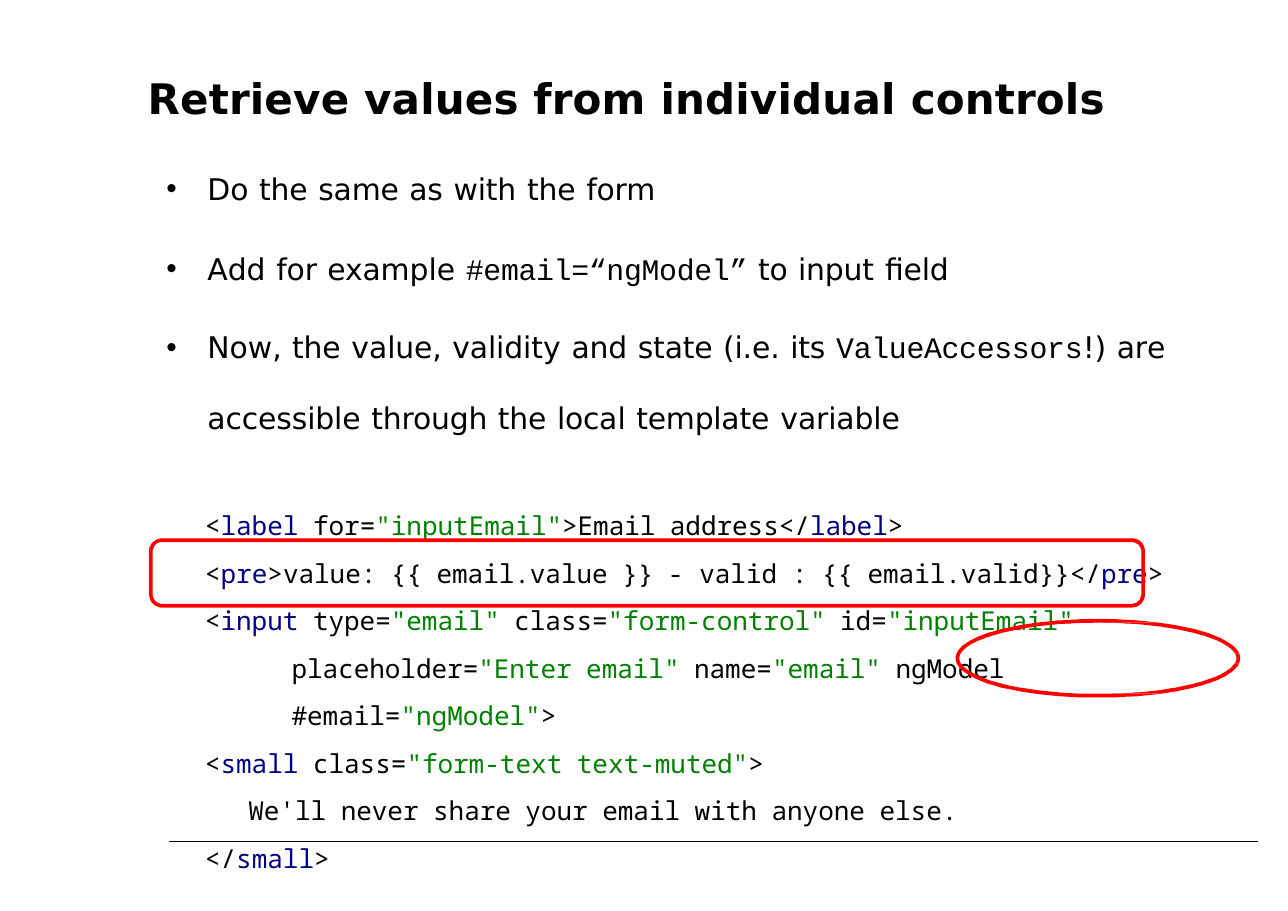
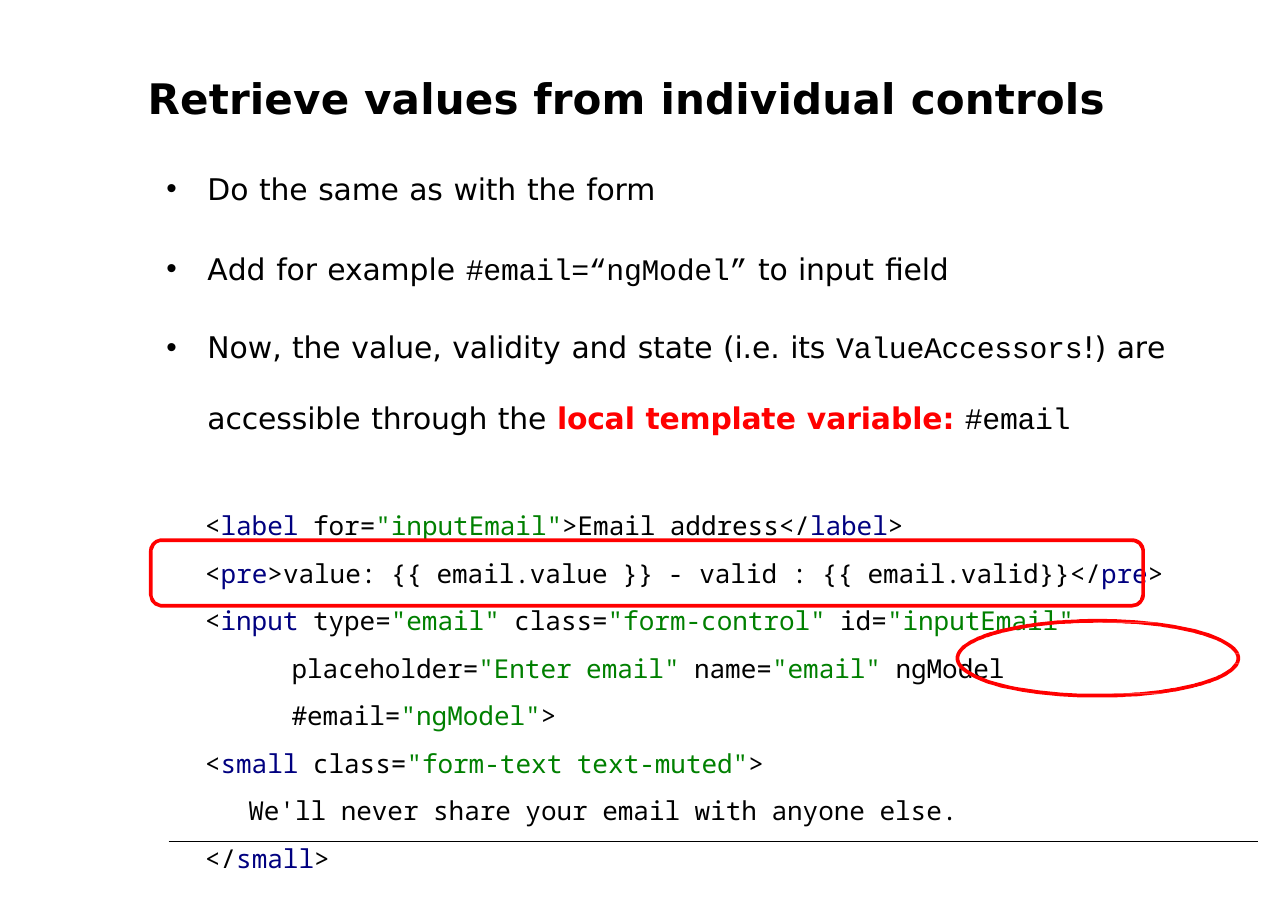
Before and after one commit to petereijgermans11/workshop-angular7, a slide deck: slide 26 of PPT/06- Angular Forms.pptx. Drawn at 1288x911 pixels with LibreOffice and Linux fonts; fonts in the diff are those of the drawing. Boxes give left, top, right and bottom in pixels: in the first picture for what was removed or moved away, otherwise in the second. Text is boxed around its words. In the diff, an @@ line names an element or a change of style, - is before the commit and + after.

```diff
--- a/PPT/06- Angular Forms.pptx
+++ b/PPT/06- Angular Forms.pptx
@@ text at (x1=207, y1=335, x2=1166, y2=436): text changed @@
-• Now, the value, validity and state (i.e. its ValueAccessors!) are accessible through the local template variable
+• Now, the value, validity and state (i.e. its ValueAccessors!) are accessible through the local template variable: #email
```
Also in this commit, not shown: 4 other slides changed, 5 slides added, 3 other files.
